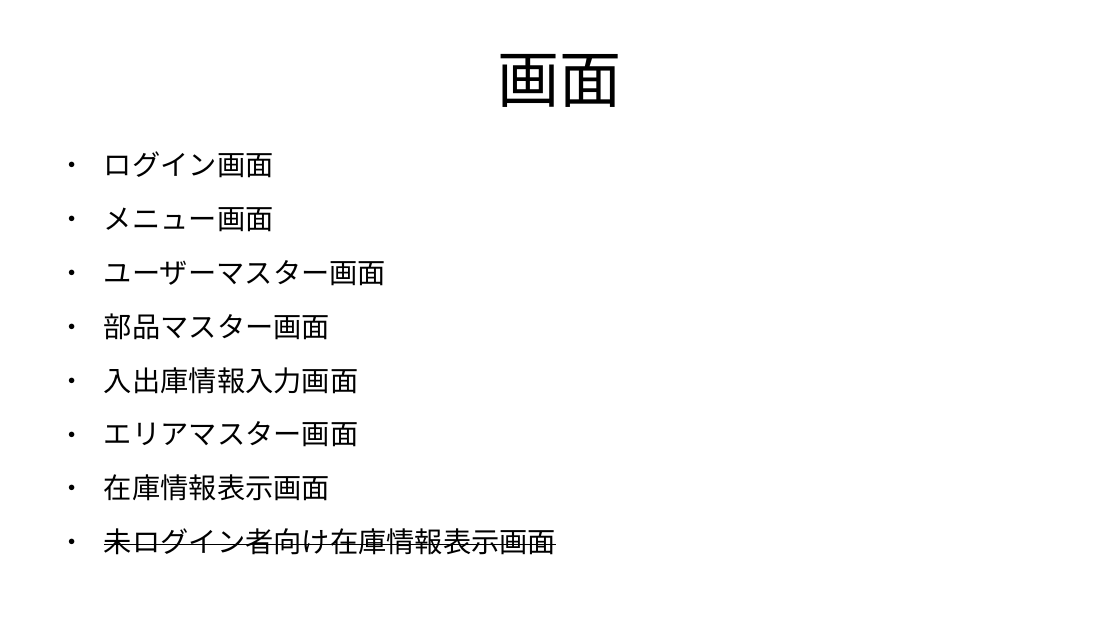
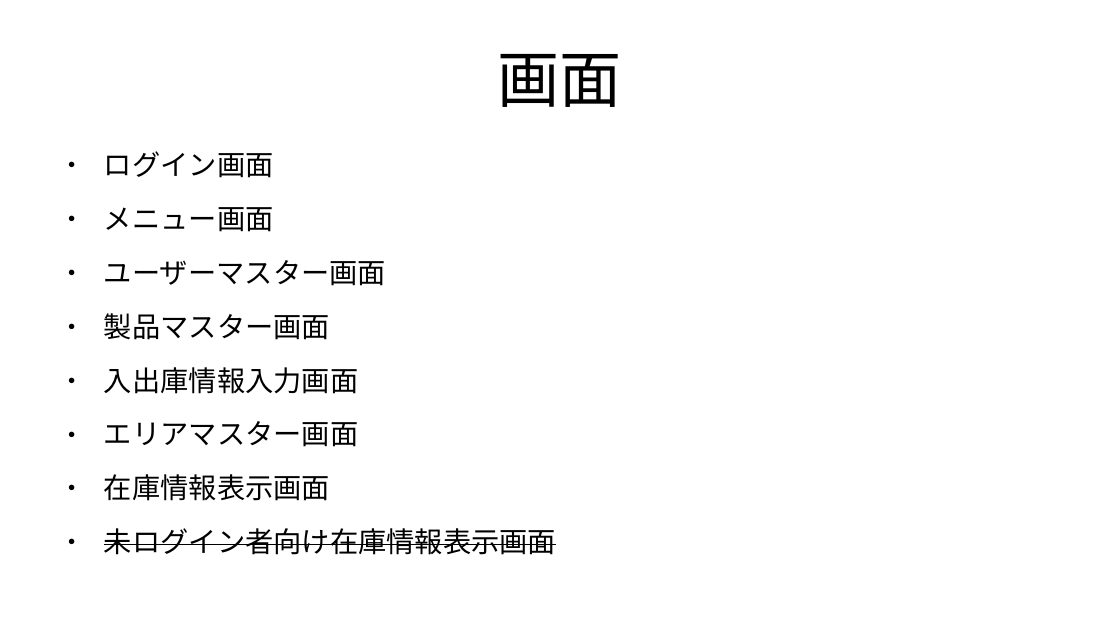
Before and after one commit to roja1988/88_WorkProduct, a slide deck: slide 4 of document/制作物_案.pptx. Drawn at 1120x630 pixels with LibreOffice and Linux fonts; fonts in the diff are those of the drawing. Boxes give left, top, right and bottom in pixels: in the first picture for what was removed or moved away, otherwise in the second. Text is boxed around its words. In the diff, an @@ line names an element or a change of style, - is before the commit and + after.

Commit message:
プラモデル在庫管理に変更、再度ナビメニューを共通部品化

```diff
--- a/document/制作物_案.pptx
+++ b/document/制作物_案.pptx
@@ text at (x1=104, y1=313, x2=330, y2=340): text changed @@
-● 部品マスター画面
+● 製品マスター画面
```
Also in this commit, not shown: 7 other slides changed, 20 other files.
